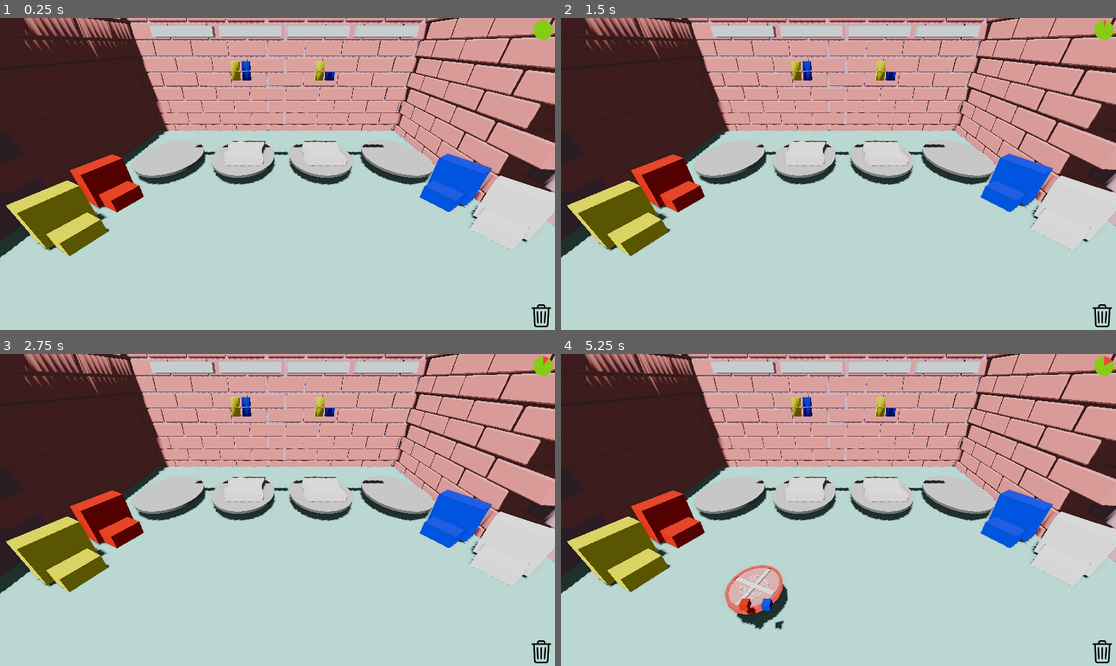
Above: before the commit, frames 1-4 (two rows, left to right).
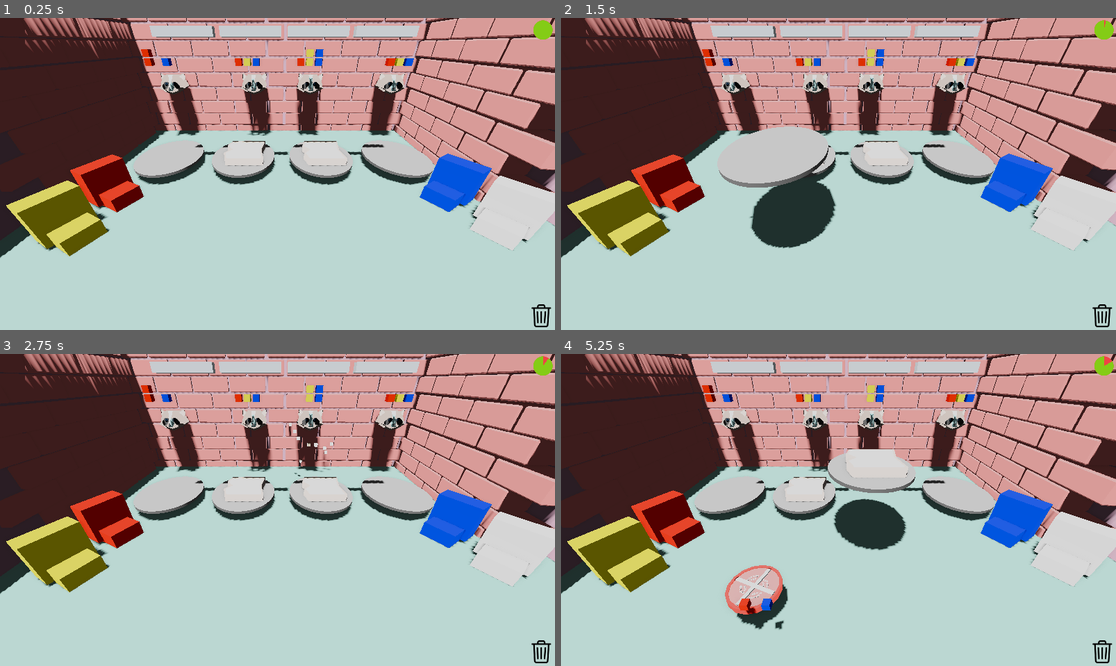
Above: after the commit, the same moments.

Repository: gabrield67/Sandwich-Shop
Game: Godot game, scene res://scenes/game_develop.tscn
The game is run twice, just before and just after one commit, with the same random seed, the same clock (stepped at 60 frames per second) and the same inputs.
Inputs (mouse positions are in pixels of both pictures, inside the frame that each line leads up to):
- Up to frame 1 (0.25 s): no input
- Up to frame 2 (1.5 s): tap Enter at 0.5 s; move the mouse to (960, 158) at 0.52 s; click (960, 158) at 0.67 s; tap Space at 1.25 s; drag from (727, 189) to (810, 236) at 1.27 s
- Up to frame 3 (2.75 s): move the mouse to (333, 441) at 2.02 s; click (333, 441) at 2.17 s
- Up to frame 4 (5.25 s): drag from (810, 572) to (672, 463) at 2.77 s; move the mouse to (1005, 556) at 3.52 s; click (1005, 556) at 3.67 s; drag from (672, 463) to (755, 432) at 4.27 s; move the mouse to (866, 510) at 5.02 s; click (866, 510) at 5.17 s

The runs differ from the first frame. In frame 1, 3.9% of the frame differs, in the area x 25-75%, y 10-40%; in frame 2, 7.3%, in the area x 24-75%, y 10-74%; in frame 3, 4.0%; in frame 4, 6.7%.

Commit message:
Implemented Racoon Serving
Now you make the sandwich and drag to racoon.  For testing

Diff:
--- a/scenes/Ingredients/Bread2.tscn
+++ b/scenes/Ingredients/Bread2.tscn
@@ -2,14 +2,14 @@
 
 [ext_resource type="Script" uid="uid://b3riyemk3xika" path="res://scenes/Ingredients/bread2.gd" id="1_l08gk"]
 [ext_resource type="PackedScene" uid="uid://ecpkd4q734jf" path="res://scenes/FlavorProfile.tscn" id="2_3axwd"]
-[ext_resource type="PackedScene" uid="uid://ju7u3wbxyx7i" path="res://models/breadMesh.tscn" id="3_wj4c1"]
 [ext_resource type="AudioStream" uid="uid://bhebxqcor48g" path="res://sounds/bell_01_rubber_duck_oga.ogg" id="4_x1367"]
 [ext_resource type="AudioStream" uid="uid://b54m7lsq21hkc" path="res://sounds/spring_07_rubber_duck.ogg" id="5_d22a3"]
 [ext_resource type="PackedScene" uid="uid://bdh8u52n0jw4m" path="res://assets/Sandwich Eat Particles.tscn" id="6_3oe6v"]
+[ext_resource type="PackedScene" uid="uid://caddp2wlf43k2" path="res://models/raccoon_head.tscn" id="7_l08gk"]
 [ext_resource type="PackedScene" uid="uid://bsdvlbrb60p7d" path="res://assets/Sauce Particles.tscn" id="7_wk8s5"]
 
 [sub_resource type="BoxShape3D" id="BoxShape3D_kf4f7"]
-size = Vector3(3.1587524, 1.6318493, 3)
+size = Vector3(3.159, 10, 3)
 
 [sub_resource type="StandardMaterial3D" id="StandardMaterial3D_3deqp"]
 transparency = 1
@@ -30,14 +30,11 @@
 [node name="ActualFlavorProfile" parent="." unique_id=414758302 instance=ExtResource("2_3axwd")]
 transform = Transform3D(0.7, 0, 0, 0, 0.7, 0, 0, 0, 0.7, 0, -0.5407626, 1.6563432)
 
-[node name="bread" parent="." unique_id=338320632 instance=ExtResource("3_wj4c1")]
-transform = Transform3D(1.5, 0, 0, 0, 1.5, 0, 0, 0, 1.5, 0, 0, 0)
-
 [node name="WinSound" type="AudioStreamPlayer" parent="." unique_id=1122598284]
 stream = ExtResource("4_x1367")
 
 [node name="TargetFlavorProfile" parent="." unique_id=443898979 instance=ExtResource("2_3axwd")]
-transform = Transform3D(1, 0, 0, 0, 1, 0, 0, 0, 1, 0, 3.9594035, -1.6379085)
+transform = Transform3D(-0.9999247, 0, 0.01226934, 0, 1, 0, -0.01226934, 0, -0.9999247, 0, 2.5105295, -1.6379085)
 
 [node name="LoseSound" type="AudioStreamPlayer" parent="." unique_id=859498381]
 stream = ExtResource("5_d22a3")
@@ -50,5 +47,10 @@
 
 [node name="Sauce Particles" parent="." unique_id=1058675559 instance=ExtResource("7_wk8s5")]
 
+[node name="raccoonHead" parent="." unique_id=1241450067 instance=ExtResource("7_l08gk")]
+transform = Transform3D(1, 0, 0, 0, 1, 0, 0, 0, 1, 0, 1.2457006, 0)
+
+[connection signal="area_entered" from="." to="." method="on_entered_area"]
+[connection signal="area_exited" from="." to="." method="on_exited_area"]
 [connection signal="body_entered" from="." to="." method="on_entered"]
 [connection signal="body_exited" from="." to="." method="on_exited"]
--- a/scenes/Ingredients/bread.gd
+++ b/scenes/Ingredients/bread.gd
@@ -13,12 +13,16 @@
 
 var original_size
 var original_size_plate
+var final_bread = false
+var original_position
 
+var bread2
 
 @export var ingredients = [];
 
 # Called when the node enters the scene tree for the first time.
 func _ready() -> void:
+	original_position = position
 	$MeshInstance3D.visible = false
 	original_size = $bread.scale
 	original_size_plate =  $Plate.scale
@@ -47,11 +51,7 @@
 		var ind = randi_range(0,2	)
 		a[ind] = 1
 
-		$TargetFlavorProfile.add_flavor( a[0]
-		,a[1]
-		,a[2]
-		,a[3]
-		)
+		#$TargetFlavorProfile.add_flavor( a[0],a[1],a[2],a[3])
 
 func on_entered(body: Node3D) -> void:
 	if is_active:
@@ -91,21 +91,24 @@
 			particle_material.color = ingredient.sauce_colors[ingredient.sauce_index]
 		ingredient.handle_sauce($ActualFlavorProfile)
 		if $ActualFlavorProfile.compare($TargetFlavorProfile):
+			pass
 			#off_material.albedo_color = Color.LIGHT_GREEN
 			#on_material.albedo_color = Color.GREEN
-			on_finished()
+			#on_finished()
 		$"Sauce Particles".restart()
 		$"Sauce Particles".emitting = true
 		pass
 	else:
 		ingredients.push_back(ingredient)
+		ingredient.onBread = true
 		var a = ingredient.get_flavor_amounts()
 		ingredient.play_add_to_sandwich()
 		$ActualFlavorProfile.add_flavor(a[0],a[1], a[2], a[3])
 		if $ActualFlavorProfile.compare($TargetFlavorProfile):
+			pass
 			#off_material.albedo_color = Color.LIGHT_GREEN
 			#on_material.albedo_color = Color.GREEN
-			on_finished()
+			#on_finished()
 		update_positions()
 		if ingredient.type_index == 3:
 			on_finished()
@@ -131,7 +134,10 @@
 	on_material.albedo_color = Color.PINK
 	off_material.albedo_color = Color.WHITE
 	randomize_target()
+	return_to_position()
 
+func get_actual_flavor_profile() -> Node3D:
+	return $ActualFlavorProfile
 func remove_from_sandwich(ingredient: Node3D):
 	var a = ingredient.get_flavor_amounts()
 	$ActualFlavorProfile.remove_flavor(a[0],a[1], a[2], a[3])
@@ -156,3 +162,14 @@
 	$bread.visible = false
 	$TargetFlavorProfile.visible = false
 	pass
+
+func return_to_position()  -> void:
+	position = original_position
+	update_positions()
+
+func on_grab() -> void:
+	pass
+
+func update_position(position) -> void:
+	self.position = position
+	update_positions()
--- a/scenes/Ingredients/bread2.gd
+++ b/scenes/Ingredients/bread2.gd
@@ -1,3 +1,4 @@
+class_name Bread2
 extends FlavorManager
 
 var on_material
@@ -22,16 +23,29 @@
 
 	off_material = StandardMaterial3D.new()
 	off_material.albedo_color = Color.WHITE
+	randomize()
+	randomize_target()
 
-	target_flavors = generate_target_flavors()
+func randomize_target() -> void:
+	$TargetFlavorProfile.clear()
 
+	randomize()
+
+	var total = randi_range(3,5)
+
+	for i in range(total):
+		var a = [0,0,0,0]
+		var ind = randi_range(0,2	)
+		a[ind] = 1
+
+		$TargetFlavorProfile.add_flavor( a[0],a[1],a[2],a[3])
 
 func on_entered(body: Node3D) -> void:
 	if is_active:
-		if body is Ingredient:
+		if body is Bread:
 			#print (body.name)
 			if(body):
-				body.bread = self;
+				body.bread2 = self;
 				$MeshInstance3D.visible = true
 				scale = original_size*1.2
 
@@ -45,56 +59,51 @@
 					body.bread = null
 				self.material_off()
 
+func on_entered_area(area: Area3D) -> void:
+	if is_active:
+		if area is Bread:
+			#print (body.name)
+			if(area):
+				area.bread2 = self;
+				$MeshInstance3D.visible = true
+				scale = original_size*1.2
+
+
+func on_exited_area(area: Area3D) -> void:
+	if is_active:
+		if area is Bread:
+			#print (body.name)
+			if area:
+				if area.bread2 == self:
+					area.bread2 = null
+				self.material_off()
+
 func material_off() -> void:
 	$MeshInstance3D.visible = false
 	scale = original_size
 
 func add_to_sandwich(ingredient: Node3D):
-	if ingredient.isSauce:
+	if ingredient is Bread:
+		on_finished(ingredient)
+		ingredient. clean_up_bread()
 
-		var material = StandardMaterial3D.new()
-		material.albedo_color = ingredient.sauce_colors[ingredient.sauce_index]
-		var particle_material = $"Sauce Particles".process_material as ParticleProcessMaterial
-
-		if particle_material:
-			particle_material.color = ingredient.sauce_colors[ingredient.sauce_index]
-		ingredient.handle_sauce($ActualFlavorProfile)
-
-		$"Sauce Particles".restart()
-		$"Sauce Particles".emitting = true
-		pass
-	else:
-		ingredients.push_back(ingredient)
-		var new_flavors = ingredient.get_flavor_amounts()
-		print(new_flavors)
-		ingredient.play_add_to_sandwich()
-		current_flavors = add_new_current_flavors(new_flavors, current_flavors)
-		if current_flavors == target_flavors:
-			off_material.albedo_color = Color.LIGHT_GREEN
-			on_material.albedo_color = Color.GREEN
-		update_positions()
-		if ingredient.type_index == 3:
-			on_finished()
-
-func on_finished():
+func on_finished(ingredient: Node3D):
 	$SandwichEatParticles.restart()
 	$SandwichEatParticles.emitting = true
-	if $ActualFlavorProfile.compare($TargetFlavorProfile):
-		# get_parent().good_sandwich_event()
+	if ingredient.get_actual_flavor_profile() .compare($TargetFlavorProfile):
+		get_parent().good_sandwich_event()
 		print("Good Sandwich")
 	else:
-		# get_parent().bad_sandwich_event()
+		get_parent().bad_sandwich_event()
 		print("Bad Sandwich")
 
 	GlobalEvents.sandwich_completed.emit(get_parent())
 	clean_up_bread()
 
 func clean_up_bread():
-	for i in ingredients:
-		i.queue_free()
-	ingredients.clear()
+
 	$ActualFlavorProfile.clear()
-	# randomize_target()
+	randomize_target()
 
 func remove_from_sandwich(ingredient: Node3D):
 	var a = ingredient.get_flavor_amounts()
--- a/scenes/Ingredients/ingredient.gd
+++ b/scenes/Ingredients/ingredient.gd
@@ -25,6 +25,7 @@
 var type_index = 0
 var conveyor_move_speed = 1
 var bread_ingredient_frequency = .25
+var onBread = false
 
 var spawner
 
@@ -94,3 +95,6 @@
 
 func play_add_to_sandwich() -> void:
 	$AddToSandwichSound.play()
+
+func update_position(position) -> void:
+	self.position = position
--- a/scenes/game_manager.gd
+++ b/scenes/game_manager.gd
@@ -58,7 +58,7 @@
 	# handle grabbed object
 	if grabbed_object:
 		#cardHeight = clamp(cardHeight+delta*6,0,liftHeight);
-		grabbed_object.position = get_grab_position()
+		grabbed_object.update_position( get_grab_position())
 
 
 	if prev_grabbed_object:
@@ -94,22 +94,26 @@
 				if grabbed_object:
 					grabbed_object.on_grab()
 					$"Pickup Sound".play()
-
-					if grabbed_object.bread:
-						grabbed_object.bread.remove_from_sandwich(grabbed_object)
+					if grabbed_object is Ingredient:
+						if grabbed_object.bread:
+							grabbed_object.bread.remove_from_sandwich(grabbed_object)
 				firstPress = false
 		elif event.button_index == 1 and not event.is_pressed():
 
 			#prevCardHeight = 3
 			if grabbed_object:
-
-				if grabbed_object.bread:
-					grabbed_object.bread.material_off()
-					grabbed_object.bread.add_to_sandwich(grabbed_object)
-				else:
-					$"Drop Sound".play()
-				grabbed_object.isHeld = false
-				prev_grabbed_object = grabbed_object
+				if grabbed_object is Ingredient:
+					if grabbed_object.bread:
+						grabbed_object.bread.material_off()
+						grabbed_object.bread.add_to_sandwich(grabbed_object)
+					else:
+						$"Drop Sound".play()
+					grabbed_object.isHeld = false
+					prev_grabbed_object = grabbed_object
+				elif grabbed_object is Bread:
+					if grabbed_object.bread2:
+						grabbed_object.bread2. add_to_sandwich(grabbed_object)
+					grabbed_object.return_to_position()
 
 				grabbed_object = null
 			firstPress = true
@@ -122,8 +126,7 @@
 	var params = PhysicsRayQueryParameters3D.new()
 	params.from = start
 	params.to = end
-	if upgradeTime:
-		params.collide_with_areas = true
+	params.collide_with_areas = true
 
 	var result = space.intersect_ray(params)
 
@@ -158,10 +161,13 @@
 			if result.collider is Ingredient:
 				#print("here1")
 				if try_grab:
-					grabbed_object = result.collider
-					grabbed_object.isHeld = true
-					#print("here2")
-					cardHeight = 0
+					if result.collider.onBread:
+						grabbed_object = result.collider.bread
+					else:
+						grabbed_object = result.collider
+						grabbed_object.isHeld = true
+						#print("here2")
+						cardHeight = 0
 				else:
 					if hover_object:
 						if hover_object != result.collider:
@@ -171,6 +177,9 @@
 					hover_object.isHovered = true
 					hover_object.on_hover()
 			else:
+				if try_grab:
+					if result.collider is Bread:
+						grabbed_object = result.collider
 				if hover_object:
 					hover_object.isHovered = false
 					hover_object.on_stop_hover()
--- a/scenes/upgrade_manager.tscn
+++ b/scenes/upgrade_manager.tscn
@@ -4,6 +4,7 @@
 [ext_resource type="PackedScene" uid="uid://c54v7gf8e74j5" path="res://scenes/Ingredients/Bread.tscn" id="2_076jq"]
 [ext_resource type="PackedScene" uid="uid://b8kmk2ebsnyy5" path="res://scenes/Sauce Machine/SauceMachine.tscn" id="3_076jq"]
 [ext_resource type="PackedScene" uid="uid://drqoaqwvff31j" path="res://scenes/UI/Sandwich Counter.tscn" id="4_p44lo"]
+[ext_resource type="PackedScene" uid="uid://bp6uicgtfnymv" path="res://scenes/Ingredients/Bread2.tscn" id="5_yx8ru"]
 
 [node name="UpgradeManager" type="Node3D" unique_id=357130373]
 script = ExtResource("1_ssrsn")
@@ -58,3 +59,15 @@
 [node name="SauceMachine4_light" type="SpotLight3D" parent="." unique_id=553656335]
 transform = Transform3D(1, 0, 0, 0, -0.055786643, 0.9984427, 0, -0.9984427, -0.055786643, 10.604224, 2.501734, 5.912757)
 light_energy = 0.0
+
+[node name="Racoon" parent="." unique_id=123046126 instance=ExtResource("5_yx8ru")]
+transform = Transform3D(-0.9999304, 0, 0.011798259, 0, 1, 0, -0.011798259, 0, -0.9999304, -2.401972, 2.0488968, -6.7798147)
+
+[node name="Racoon2" parent="." unique_id=1479532961 instance=ExtResource("5_yx8ru")]
+transform = Transform3D(-0.9999304, 0, 0.011798259, 0, 1, 0, -0.011798259, 0, -0.9999304, -9.4286375, 2.0488968, -6.7798147)
+
+[node name="Racoon3" parent="." unique_id=326963401 instance=ExtResource("5_yx8ru")]
+transform = Transform3D(-0.9999304, 0, 0.011798259, 0, 1, 0, -0.011798259, 0, -0.9999304, 9.494832, 2.0488968, -6.7798147)
+
+[node name="Racoon4" parent="." unique_id=262371745 instance=ExtResource("5_yx8ru")]
+transform = Transform3D(-0.9999304, 0, 0.011798259, 0, 1, 0, -0.011798259, 0, -0.9999304, 2.4681664, 2.0488968, -6.7798147)
